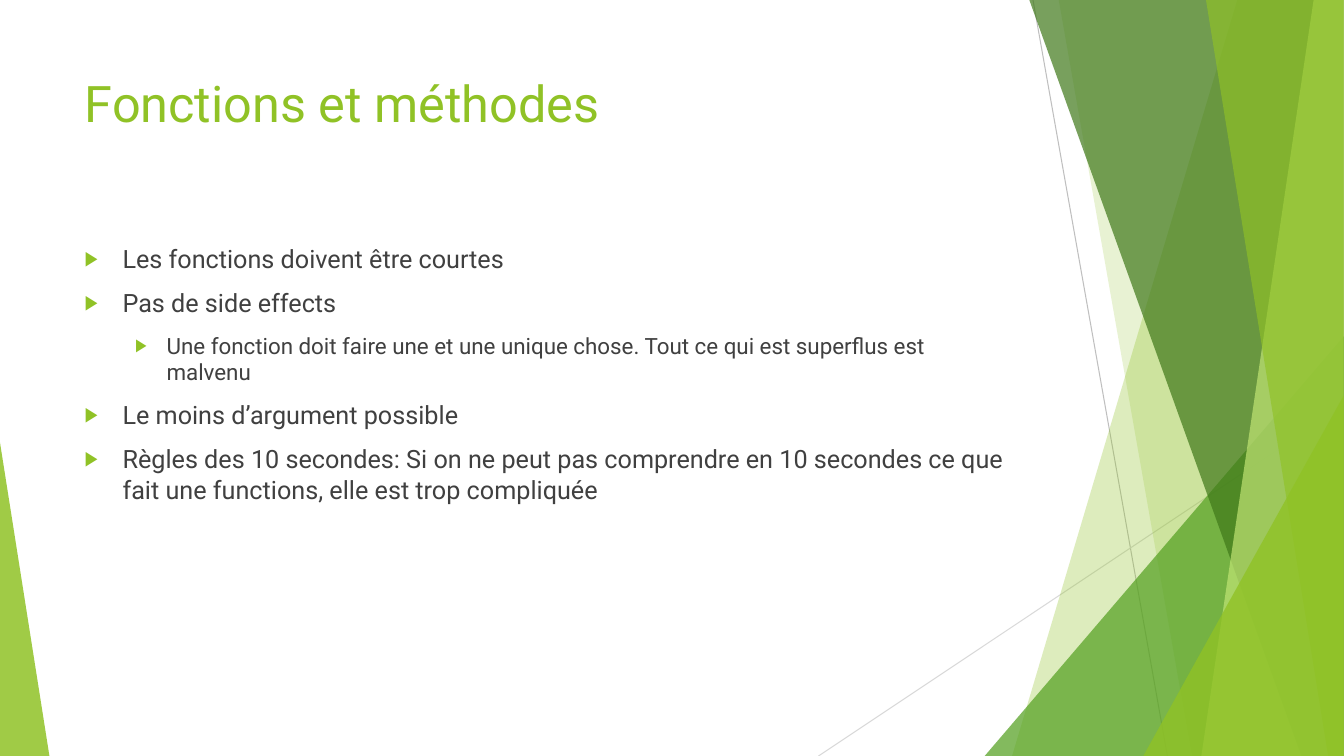
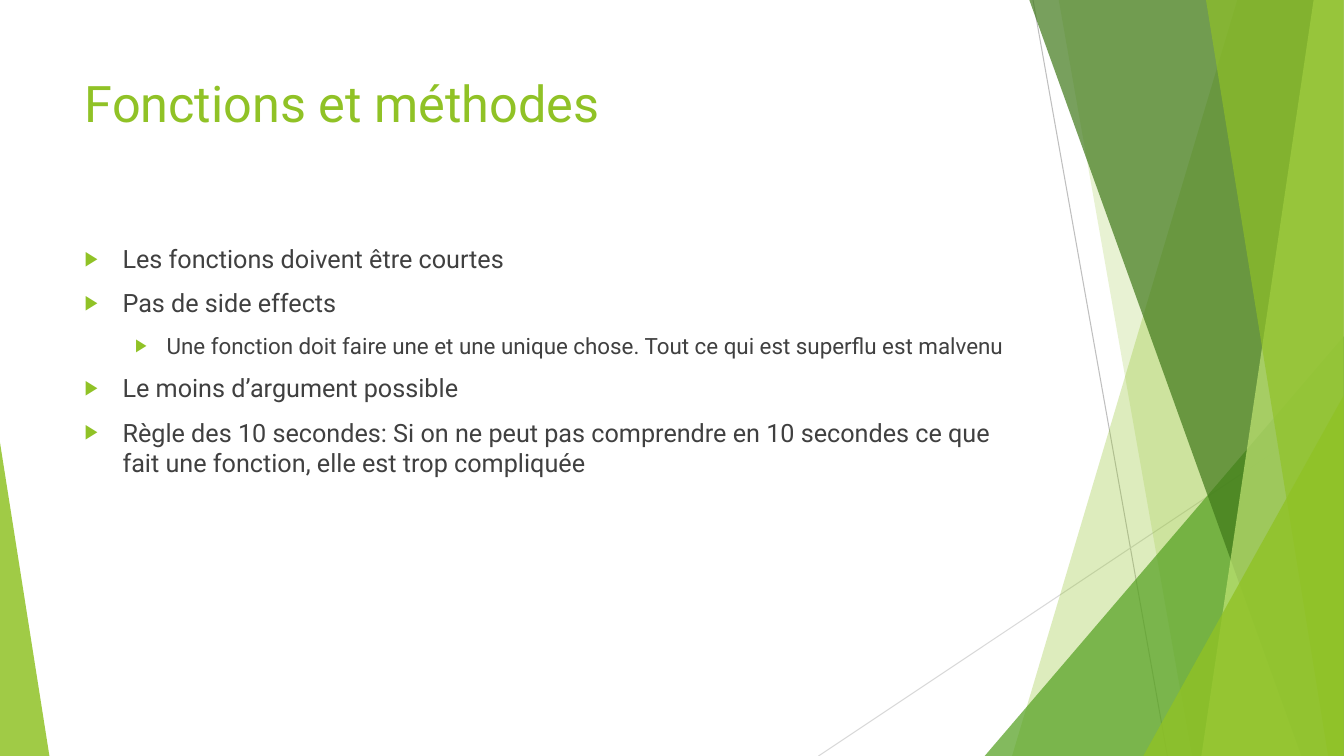
Before and after one commit to worming004/SimpleIsNotEasy, a slide deck: slide 22 of PPT/Easy != Simple.pptx. Drawn at 1344x756 pixels with LibreOffice and Linux fonts; fonts in the diff are those of the drawing. Boxes give left, top, right and bottom in pixels: in the first picture for what was removed or moved away, otherwise in the second. Text is boxed around its words. In the diff, an @@ line names an element or a change of style, - is before the commit and + after.

```diff
--- a/PPT/Easy != Simple.pptx
+++ b/PPT/Easy != Simple.pptx
@@ text at (167,337,1002,359): text changed @@
-  ▶ Une fonction doit faire une et une unique chose. Tout ce qui est superflus est malvenu
+  ▶ Une fonction doit faire une et une unique chose. Tout ce qui est superflu est malvenu
@@ text at (123,423,990,477): text changed @@
-▶ Règles des 10 secondes: Si on ne peut pas comprendre en 10 secondes ce que fait une functions, elle est trop compliquée
+▶ Règle des 10 secondes: Si on ne peut pas comprendre en 10 secondes ce que fait une fonction, elle est trop compliquée
```
Also in this commit, not shown: 13 other slides changed.
